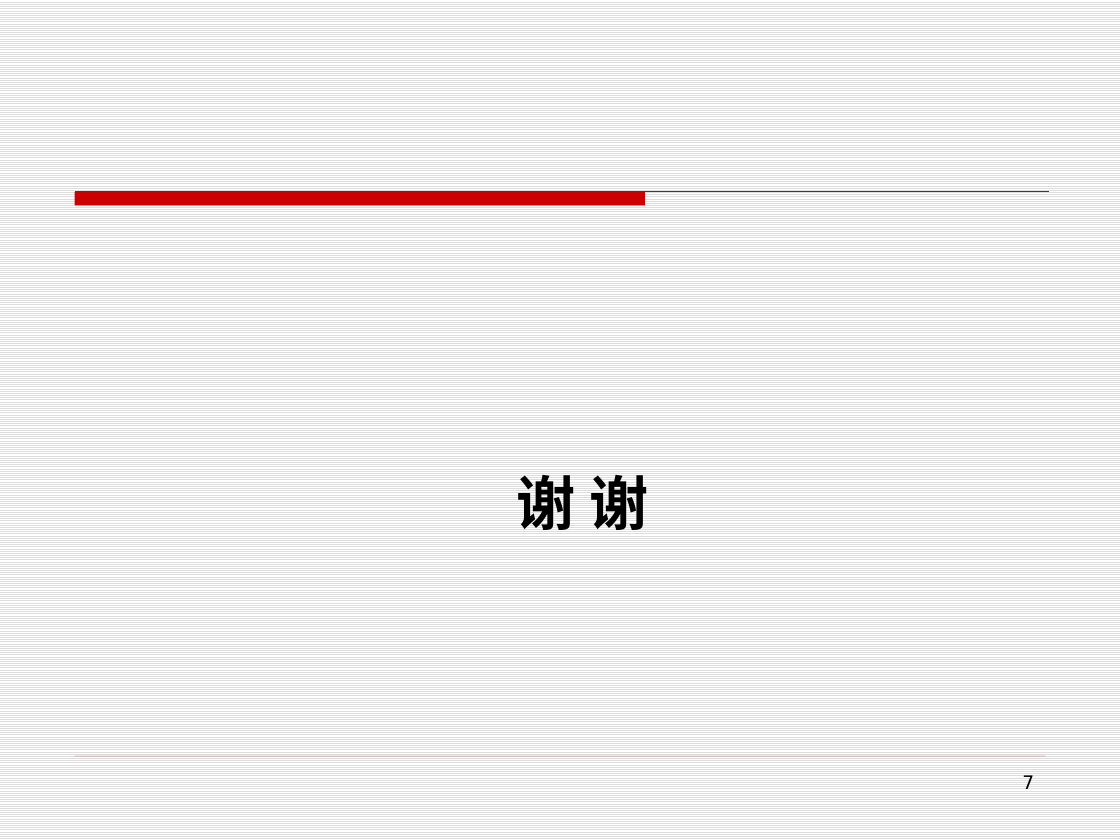
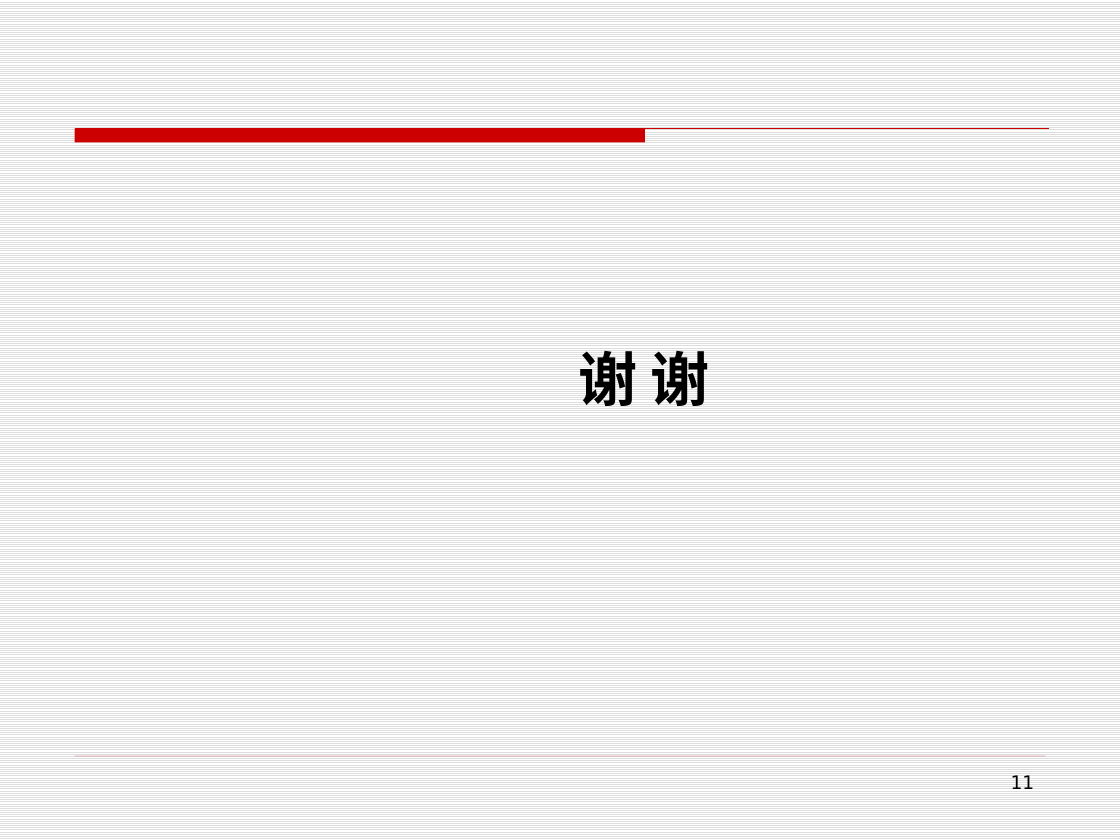
Before and after one commit to edu2act/course-foundation-software-tesing, a slide deck: slide 11 of PPT/第三部分 软件测试应用/11.6 常用控件测试方法.pptx (slide 7 before the commit). Drawn at 1120x840 pixels with LibreOffice and Linux fonts; fonts in the diff are those of the drawing. Boxes give left, top, right and bottom in pixels: in the first picture for what was removed or moved away, otherwise in the second. Text is boxed around its words. In the diff, an @@ line names an element or a change of style, - is before the commit and + after.

```diff
--- a/PPT/第三部分 软件测试应用/11.6 常用控件测试方法.pptx
+++ b/PPT/第三部分 软件测试应用/11.6 常用控件测试方法.pptx
@@ freeform shape: place and size @@
-freeform shape at box(75, 192, 1049, 205)
+freeform shape at box(75, 129, 1049, 142)
@@ title "谢 谢": place and size @@
-title "谢 谢" at box(517, 475, 648, 530)
+title "谢 谢" at box(578, 351, 710, 406)
@@ page number at box(1011, 775, 1035, 789): text changed @@
-7
+11
```
Also in this commit, not shown: 1 other slide changed, 9 slides added, 5 slides removed, 7 other files.
